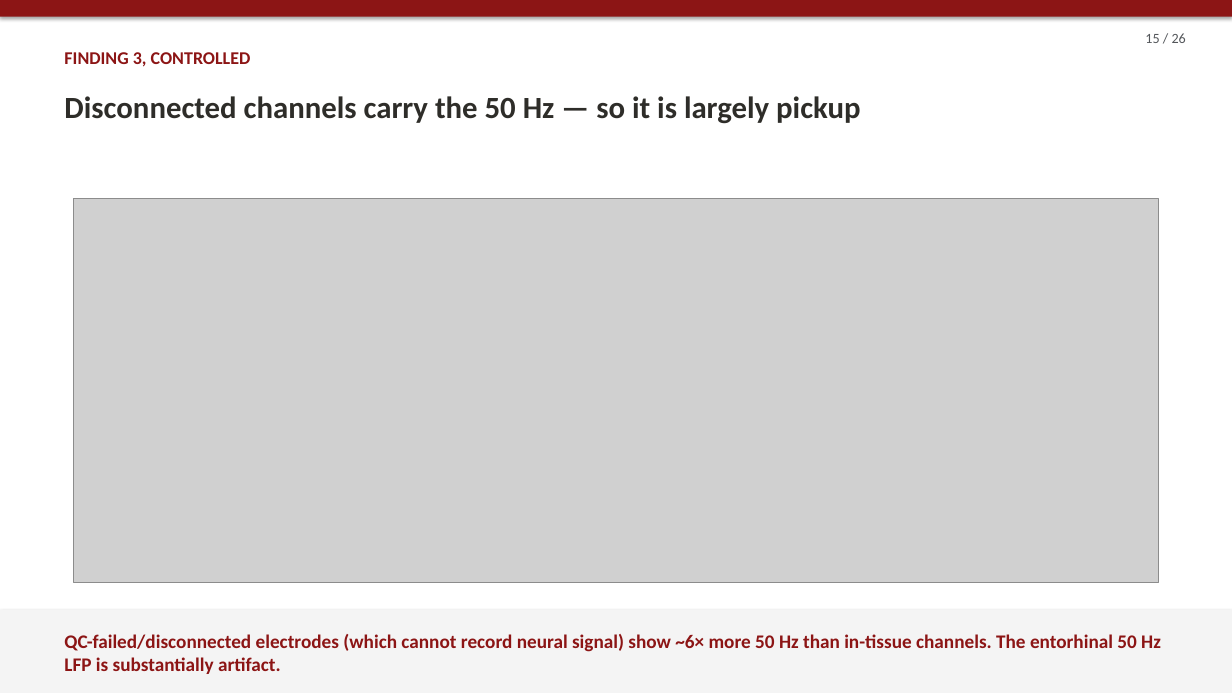
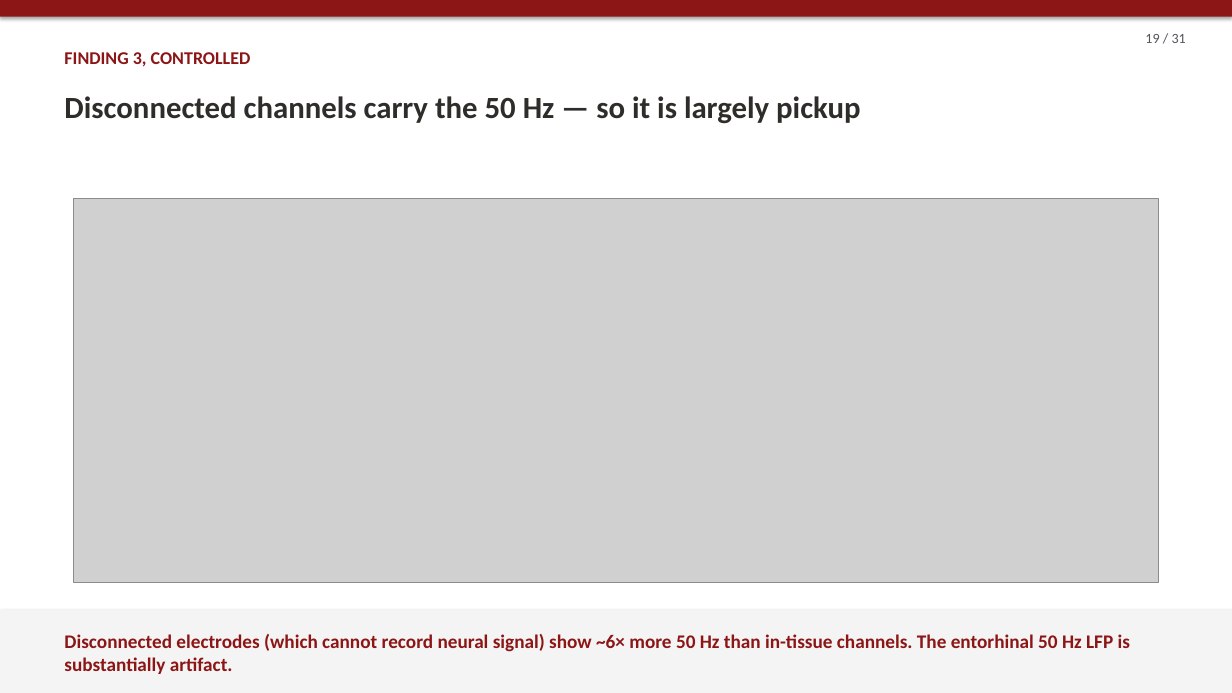
Before and after one commit to wehabit/hpaticmousebuzsakilab, a slide deck: slide 19 of presentation/haptic_brain_talk.pptx (slide 15 before the commit). Drawn at 1232x693 pixels with LibreOffice and Linux fonts; fonts in the diff are those of the drawing; grey boxes stand for pictures. Boxes give left, top, right and bottom in pixels: in the first picture for what was removed or moved away, otherwise in the second. Text is boxed around its words. In the diff, an @@ line names an element or a change of style, - is before the commit and + after.

```diff
--- a/presentation/haptic_brain_talk.pptx
+++ b/presentation/haptic_brain_talk.pptx
@@ text at (x1=1145, y1=34, x2=1186, y2=43): text changed @@
-15 / 26
+19 / 31
@@ text at (x1=64, y1=634, x2=1130, y2=674): text changed @@
-QC-failed/disconnected electrodes (which cannot record neural signal) show ~6× more 50 Hz than in-tissue channels. The entorhinal 50 Hz LFP is substantially artifact.
+Disconnected electrodes (which cannot record neural signal) show ~6× more 50 Hz than in-tissue channels. The entorhinal 50 Hz LFP is substantially artifact.
```
Also in this commit, not shown: 16 other slides changed, 14 slides added, 9 slides removed, 5 other files.
